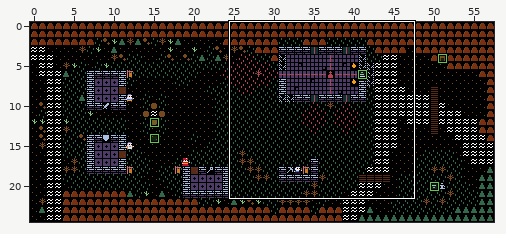
One commit to this LDtk project: assets/maps.ldtk. Above: a wide view before the commit, with the close-up outlined.
Close-up. Old version:
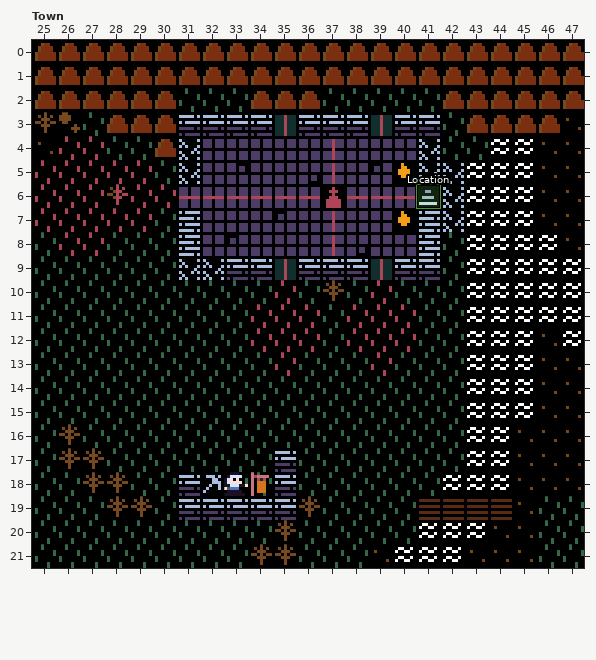
Cells are 8x8 px. Shown: Town x 25..47, y 0..21.
The result:
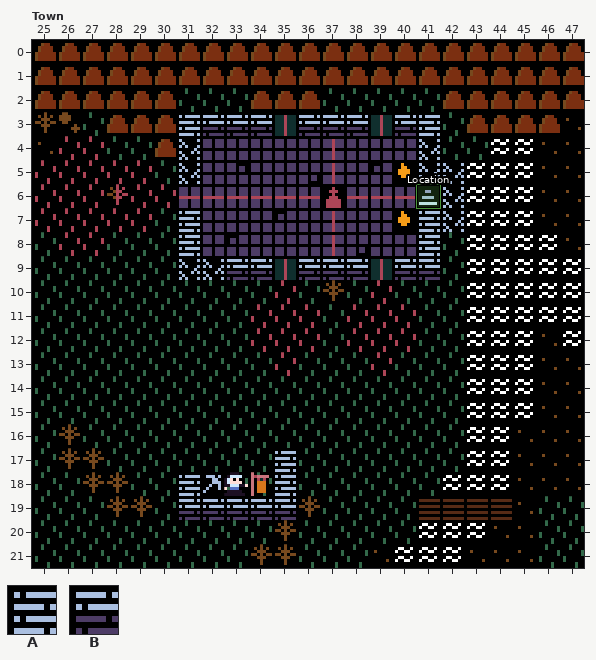
Key: from "World": A 56, B 58.
_ is an empty cell.
What changed:
Layer "Tiles":
Tile B gives way to tile A in row 3 at x 31 and 41; in row 17 at x 35; in row 18 at x 31 and 35.
Pixel boxes of the changes (left, top, right, bottom) in both close-ups:
changed: (179, 115, 200, 136)
changed: (419, 115, 440, 136)
changed: (275, 451, 296, 496)
changed: (179, 475, 200, 496)
